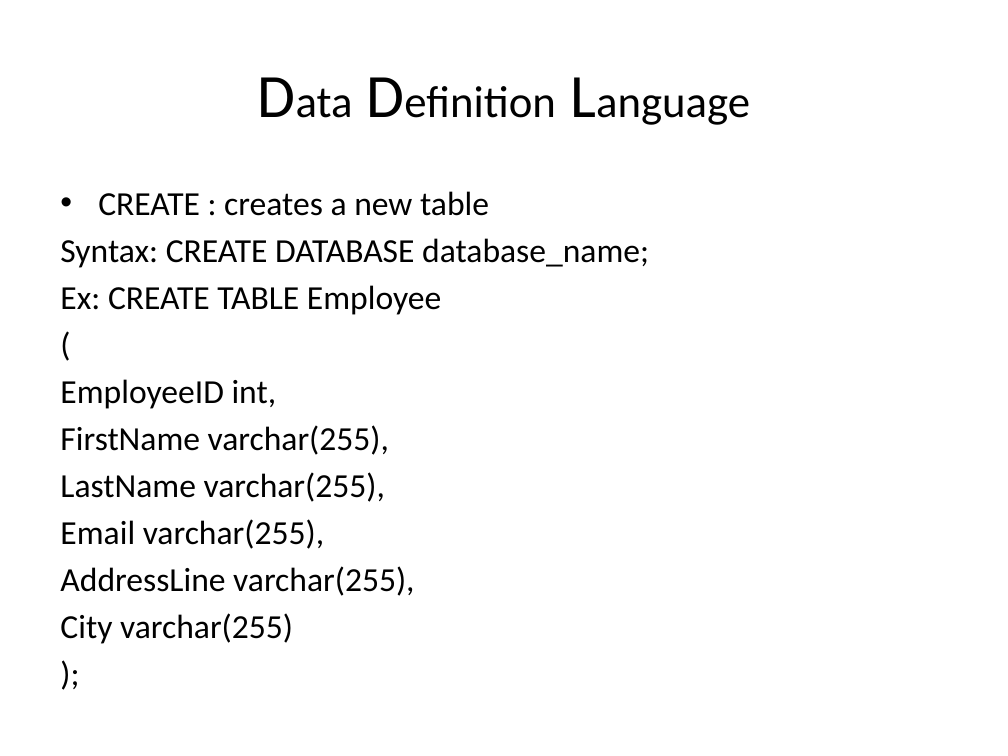
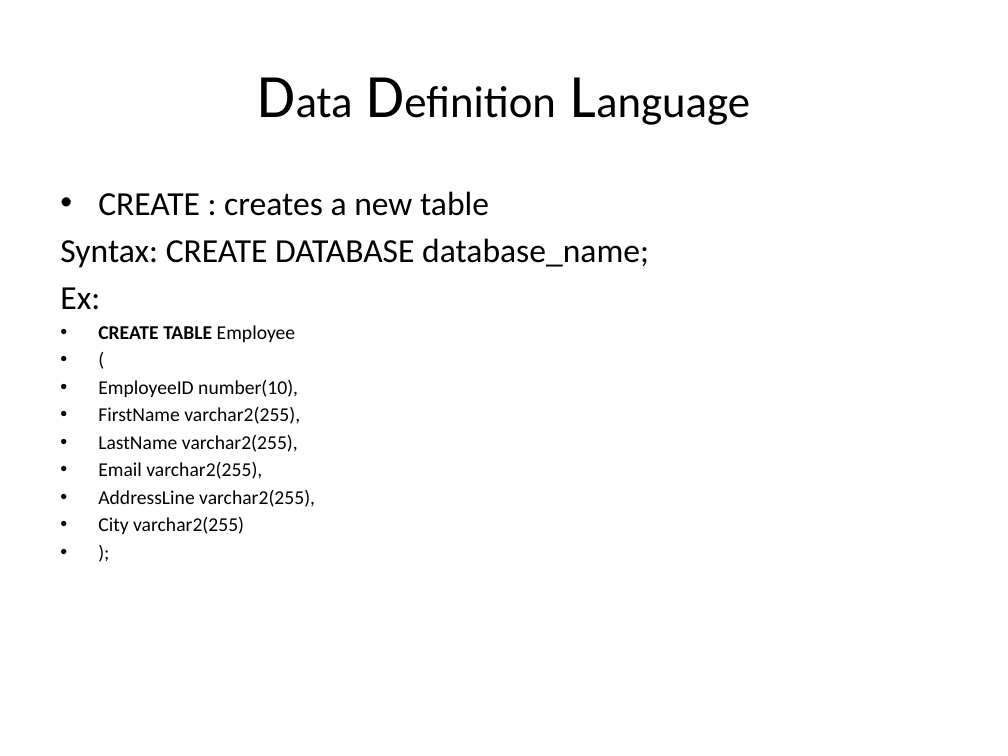
Before and after one commit to goudp4959/Oracle, a slide deck: slide 21 of SQL-latest (1) (4).pptx (slide 7 before the commit). Drawn at 1008x756 pixels with LibreOffice and Linux fonts; fonts in the diff are those of the drawing. Boxes give left, top, right and bottom in pixels: in the first picture for what was removed or moved away, otherwise in the second. Text is boxed around its words. In the diff, an @@ line names an element or a change of style, - is before the commit and + after.

```diff
--- a/SQL-latest (1) (4).pptx
+++ b/SQL-latest (1) (4).pptx
@@ text "CREATE : creates a new ..." at <box>60,191,649,534</box>: size 24 to 14 pt in "(", ");"; bullet none to •; less space between paragraphs @@
@@ text at <box>60,287,295,342</box>: text changed; size 24 to 14 pt @@
-Ex: CREATE TABLE Employee
+Ex:
+• CREATE TABLE Employee
@@ text at <box>98,380,315,534</box>: text changed; size 24 to 14 pt @@
-EmployeeID int,
-FirstName varchar(255),
-LastName varchar(255),
-Email varchar(255),
-AddressLine varchar(255),
-City varchar(255)
+• EmployeeID number(10),
+• FirstName varchar2(255),
+• LastName varchar2(255),
+• Email varchar2(255),
+• AddressLine varchar2(255),
+• City varchar2(255)
```
Also in this commit, not shown: 3 other slides changed, 16 slides added, 1 slide removed.
